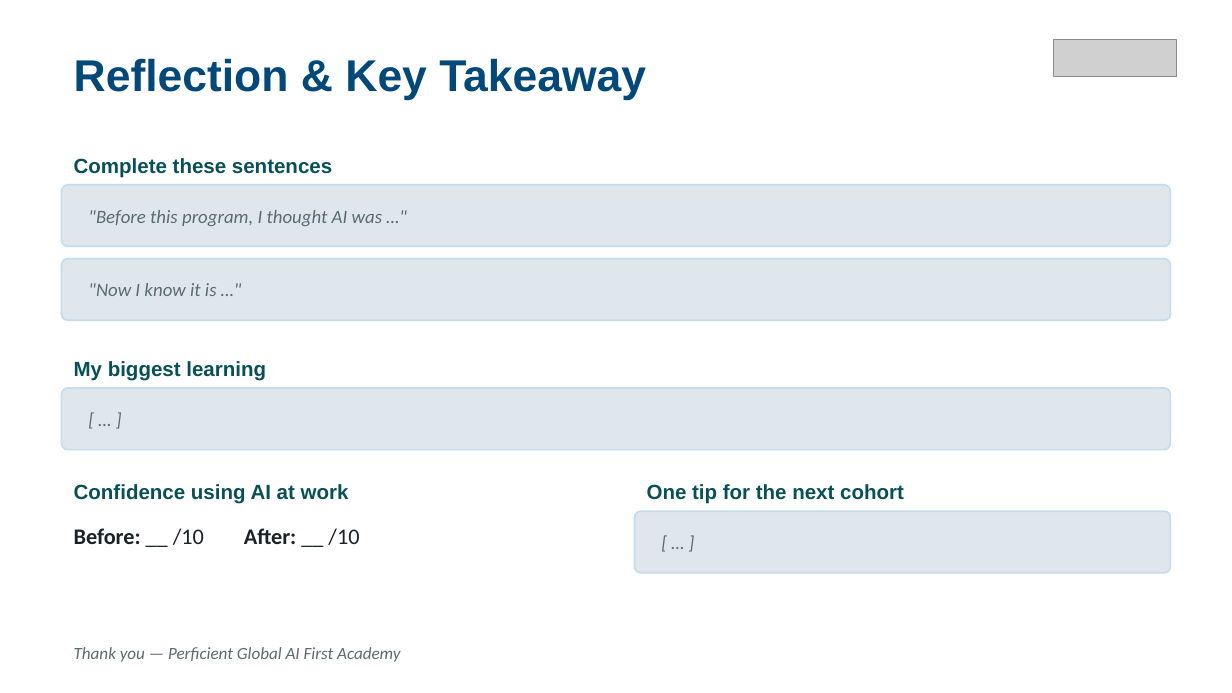
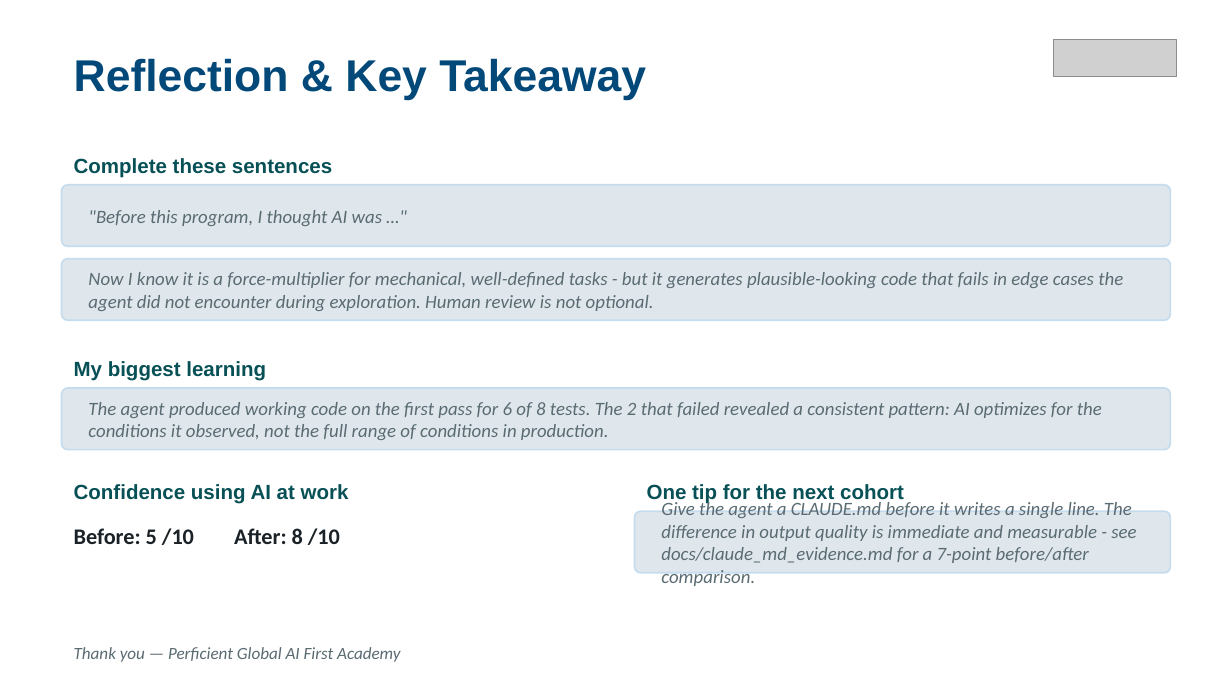
Before and after one commit to ajulian35/migration-cypress-to-playwright, a slide deck: slide 12 of docs/AI_Capstone_Template_L1 op 4.pptx. Drawn at 1232x693 pixels with LibreOffice and Linux fonts; fonts in the diff are those of the drawing; grey boxes stand for pictures. Boxes give left, top, right and bottom in pixels: in the first picture for what was removed or moved away, otherwise in the second. Text is boxed around its words. In the diff, an @@ line names an element or a change of style, - is before the commit and + after.

```diff
--- a/docs/AI_Capstone_Template_L1 op 4.pptx
+++ b/docs/AI_Capstone_Template_L1 op 4.pptx
@@ text at (88, 272, 1123, 311): text changed @@
-"Now I know it is …"
+Now I know it is a force-multiplier for mechanical, well-defined tasks - but it generates plausible-looking code that fails in edge cases the agent did not encounter during exploration. Human review is not optional.
@@ text at (88, 402, 1102, 440): text changed @@
-[ … ]
+The agent produced working code on the first pass for 6 of 8 tests. The 2 that failed revealed a consistent pattern: AI optimizes for the conditions it observed, not the full range of conditions in production.
@@ text at (661, 500, 1136, 586): text changed @@
-[ … ]
+Give the agent a CLAUDE.md before it writes a single line. The difference in output quality is immediate and measurable - see docs/claude_md_evidence.md for a 7-point before/after comparison.
@@ text at (74, 528, 340, 545): text changed @@
-Before: __ /10 After: __ /10
+Before: 5 /10 After: 8 /10
```
Also in this commit, not shown: 9 other slides changed.
